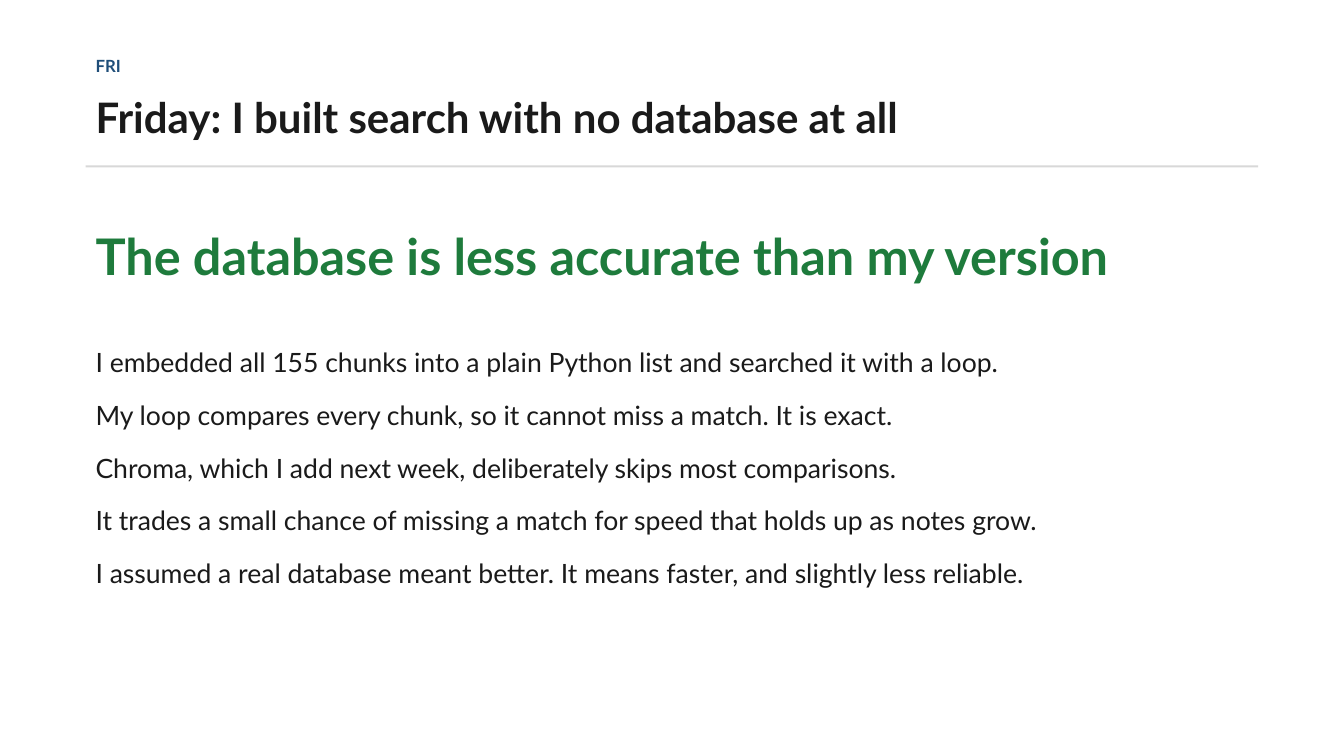
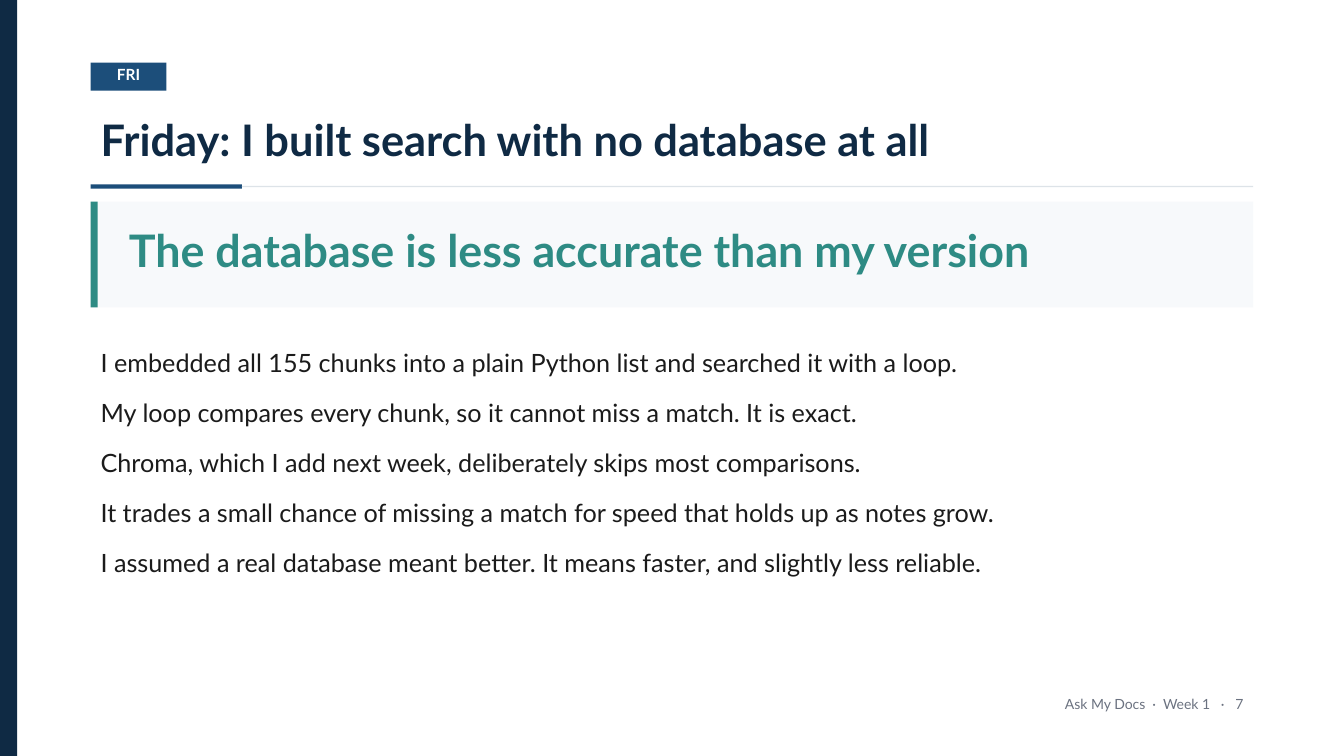
Before and after one commit to Iddrisusalima/ask-my-docs, a slide deck: slide 8 of presentation/week1-review.pptx. Drawn at 1344x756 pixels with LibreOffice and Linux fonts; fonts in the diff are those of the drawing. Boxes give left, top, right and bottom in pixels: in the first picture for what was removed or moved away, otherwise in the second. Text is boxed around its words. In the diff, an @@ line names an element or a change of style, - is before the commit and + after.

Commit message:
style(presentation): Restyle deck with navy template and banded tables
- Strip table gridlines and carry structure with row banding instead
- Centre content blocks vertically, fixing captions stranded above tables
- Add page numbers and a left accent stripe

```diff
--- a/presentation/week1-review.pptx
+++ b/presentation/week1-review.pptx
@@ rectangle added at box(0, 0, 17, 756), fill #0F2A44 @@
@@ text "FRI": place and size @@
-text "FRI" at box(96, 60, 121, 72)
+text "FRI" at box(117, 69, 140, 80)
@@ text "FRI" at box(117, 69, 140, 80): size 12 to 11 pt, text colour #1F4E79 to #FFFFFF; alignment left to centre @@
@@ rectangle added at box(91, 63, 166, 91), fill #1C4E7A @@
@@ text "Friday: I built search with ...": place and size @@
-text "Friday: I built search with ..." at box(96, 101, 898, 140)
+text "Friday: I built search with ..." at box(101, 123, 930, 164)
@@ text "Friday: I built search with ..." at box(101, 123, 930, 164): size 30 to 31 pt, text colour #1A1A1A to #0F2A44 @@
@@ rectangle added at box(91, 185, 242, 189), fill #1C4E7A @@
@@ rectangle added at box(91, 202, 1253, 308), fill #F7F9FB @@
@@ rectangle added at box(91, 202, 98, 308), fill #2E8B84 @@
@@ rectangle: place and size @@
-rectangle at box(86, 165, 1258, 167)
+rectangle at box(242, 186, 1253, 187)
@@ rectangle at box(242, 186, 1253, 187): fill #D8D8D8 to #DDE3E8 @@
@@ text "The database is less accurate ...": place and size @@
-text "The database is less accurate ..." at box(96, 237, 1108, 283)
+text "The database is less accurate ..." at box(129, 233, 1030, 275)
@@ text "The database is less accurate ..." at box(129, 233, 1030, 275): size 36 to 32 pt, text colour #1E7B3C to #2E8B84 @@
@@ text "I embedded all 155 chunks ..." at box(101, 353, 994, 576): size 19 to 18 pt, text colour #1A1A1A to #1B1B1B; less space between paragraphs @@
@@ text added at box(1065, 699, 1243, 712), 10 pt, text #6B7280 @@
+Ask My Docs · Week 1 · 7
```
Also in this commit, not shown: 9 other slides changed, 1 other file.
